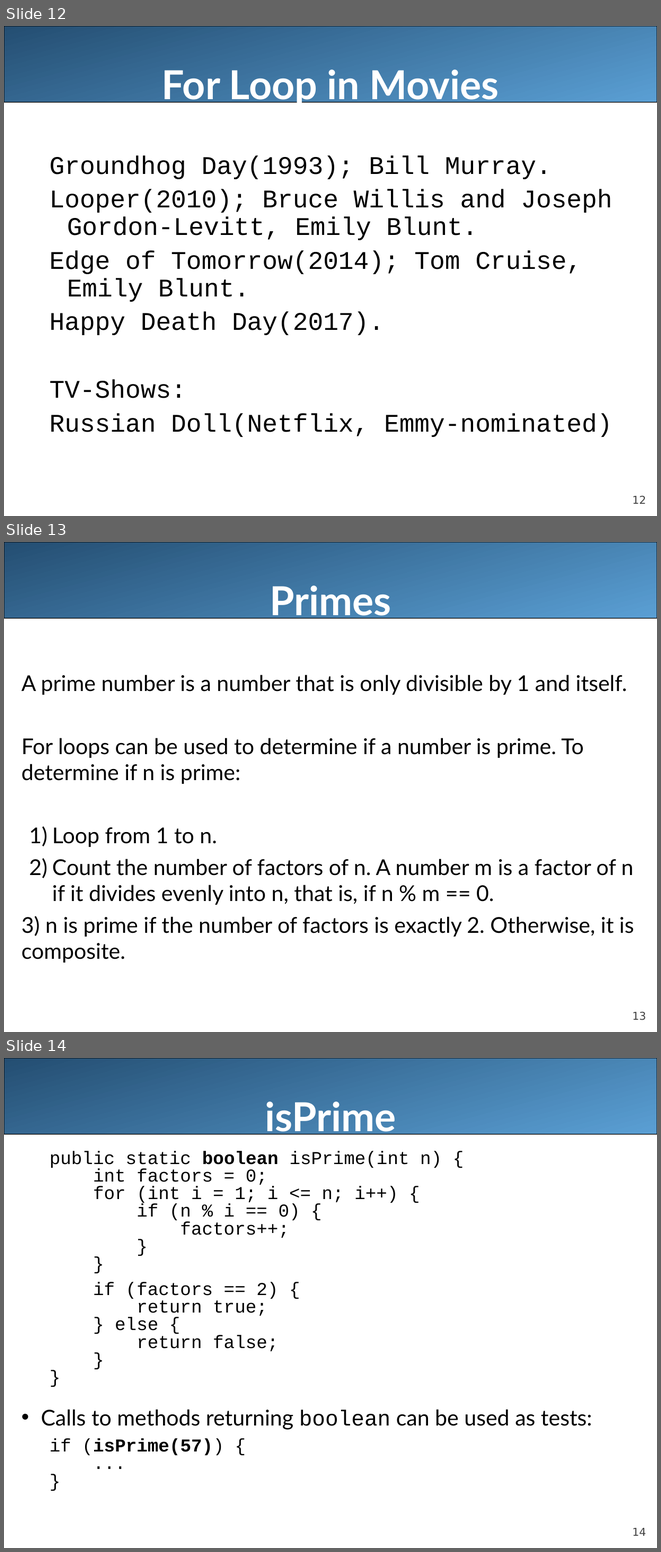
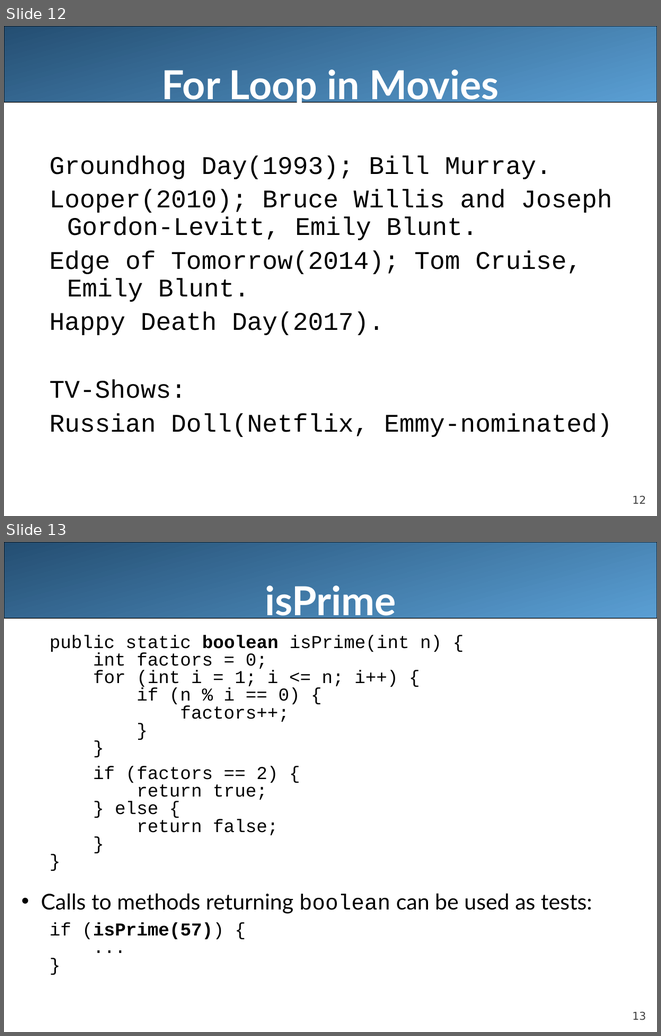
Before and after one commit to LongBaoNguyen/longbaonguyen.github.io, a slide deck: courses/apcsa/lecture11.ppt. Shown one above the other, each under a label of ours: slides 12, 13 and 14 before the commit, slides 12 and 13 after it. The pictures are 661x1552 and 661x1036 pixels, drawn with LibreOffice and Linux fonts; fonts in the diff are those of the drawing. Boxes give left, top, right and bottom in pixels: in the first picture for what was removed or moved away, otherwise in the second. Text is boxed around its words. In the diff, an @@ line names an element or a change of style, - is before the commit and + after.

```diff
--- a/courses/apcsa/lecture11.ppt
+++ b/courses/apcsa/lecture11.ppt
@@ slide 13 removed at (x1=4, y1=542, x2=657, y2=1032), background #FFFFFF; not listed: 2 template elements that a slide beside it also shows @@
@@ title removed at (x1=270, y1=585, x2=391, y2=623) @@
-Primes
@@ text removed at (x1=21, y1=674, x2=634, y2=962) @@
-A prime number is a number that is only divisible by 1 and itself.
-For loops can be used to determine if a number is prime. To determine if n is prime:
-1) Loop from 1 to n.
-2) Count the number of factors of n. A number m is a factor of n if it divides evenly into n, that is, if n % m == 0.
-3) n is prime if the number of factors is exactly 2. Otherwise, it is composite.
@@ what was slide 14 is now slide 13 @@
@@ page number at (x1=632, y1=1011, x2=646, y2=1020): text changed @@
-14
+13
```
Also in this commit, not shown: 4 slides changed, 2 other slides removed, 2 other files.
